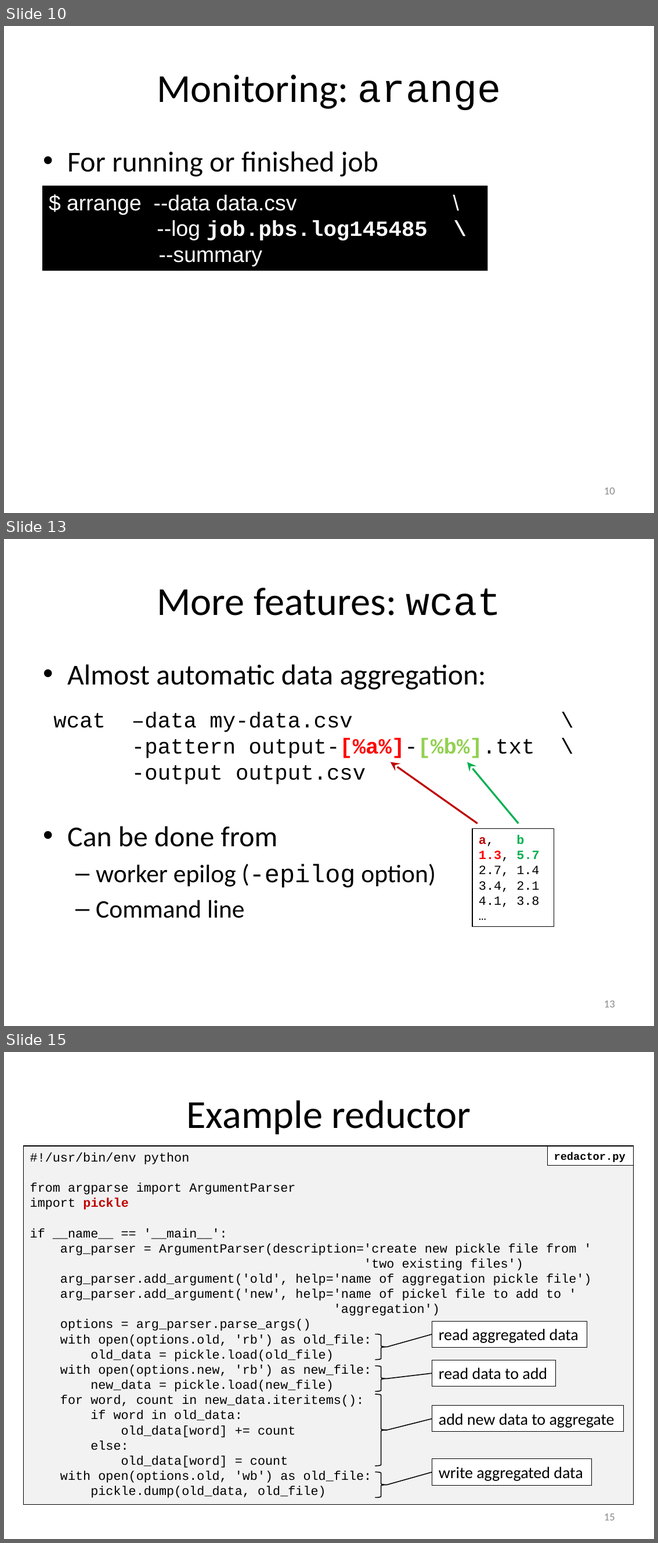
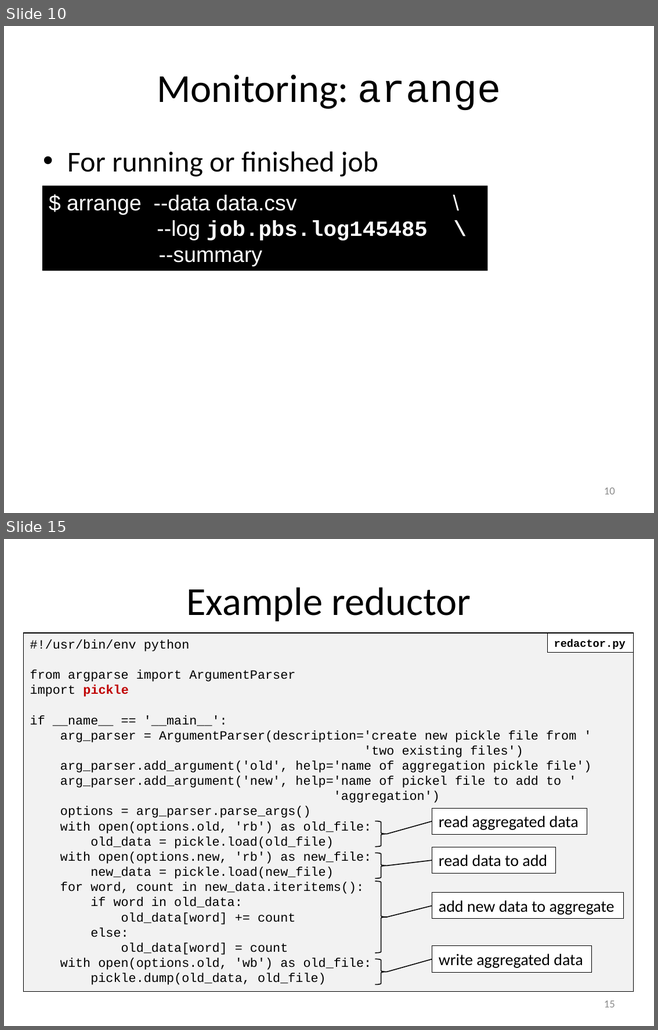
Before and after one commit to gjbex/atools, a slide deck: atools.pptx. Shown one above the other, each under a label of ours: slides 10, 13 and 15 before the commit, slides 10 and 15 after it; the slides between them are not shown. The pictures are 658x1543 and 658x1030 pixels, drawn with LibreOffice and Linux fonts; fonts in the diff are those of the drawing. Boxes give left, top, right and bottom in pixels: in the first picture for what was removed or moved away, otherwise in the second. Text is boxed around its words. In the diff, an @@ line names an element or a change of style, - is before the commit and + after.

```diff
--- a/atools.pptx
+++ b/atools.pptx
@@ slide 13 removed at (x1=4, y1=539, x2=654, y2=1026), background #FFFFFF @@
@@ title removed at (x1=157, y1=588, x2=500, y2=616) @@
-More features: wcat
@@ text removed at (x1=67, y1=664, x2=486, y2=918) @@
-• Almost automatic data aggregation:
-• Can be done from
-  – worker epilog (-epilog option)
-  – Command line
@@ text removed at (x1=53, y1=712, x2=535, y2=784) @@
-wcat –data my-data.csv \
--pattern output-[%a%]-[%b%].txt \
--output output.csv
@@ arrow removed from (477, 824) to (390, 762) @@
@@ arrow removed from (518, 824) to (467, 762) @@
@@ rectangle removed at (x1=471, y1=829, x2=553, y2=927) @@
-a, b
-1.3, 5.7
-2.7, 1.4
-3.4, 2.1
-4.1, 3.8
-…
@@ page number removed at (x1=604, y1=1001, x2=615, y2=1008) @@
-13
```
Also in this commit, not shown: 11 slides changed, 1 slide added, 8 other slides removed.
